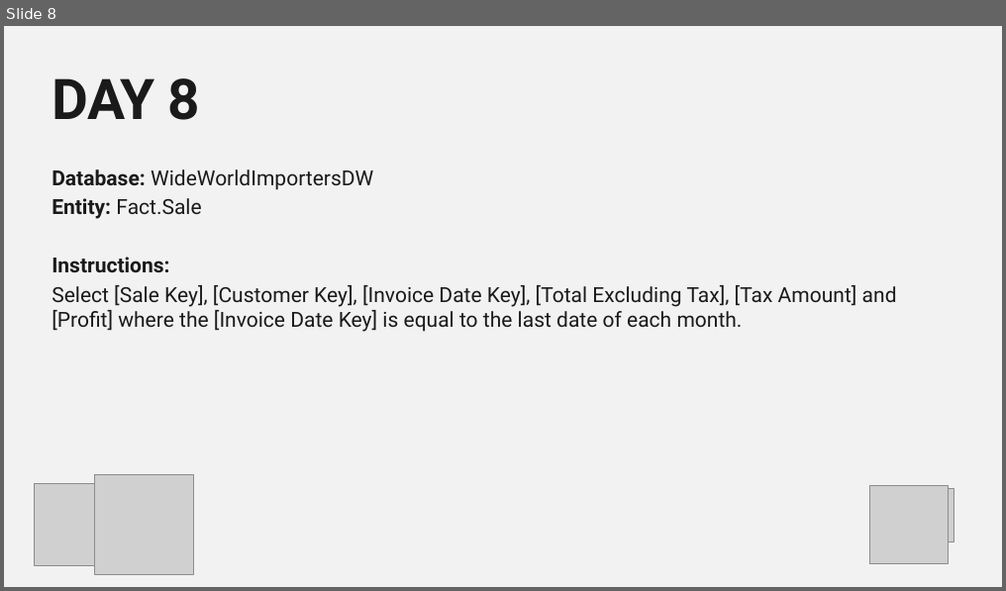
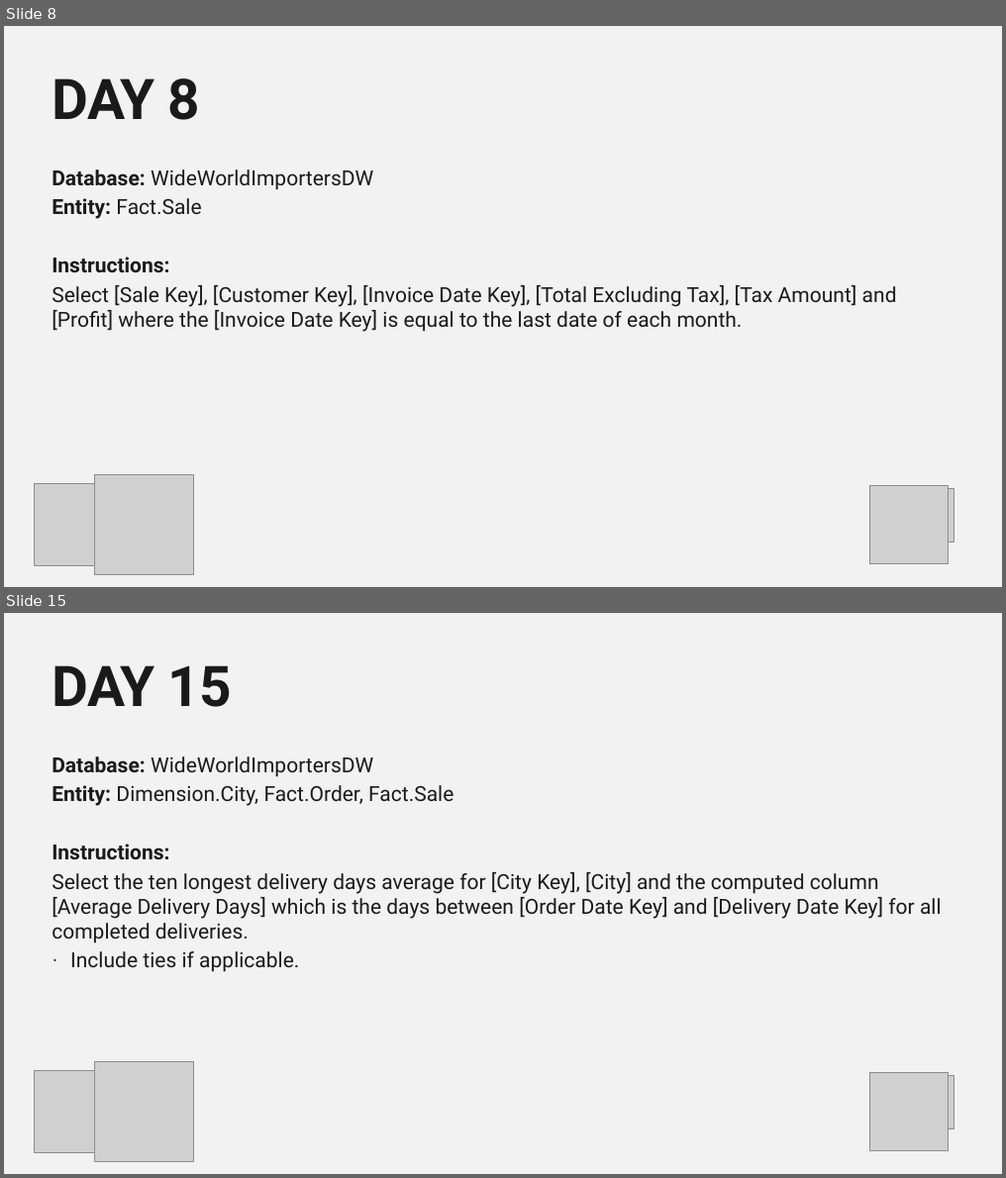
Before and after one commit to itsnotaboutthecell/powerquerym, a slide deck: #30DQUERY/Challengers Master.pptx. Shown one above the other, each under a label of ours: slide 8 before the commit, slides 8 and 15 after it; the slides between them are not shown. The pictures are 1006x591 and 1006x1178 pixels, drawn with LibreOffice and Linux fonts; fonts in the diff are those of the drawing; grey boxes stand for pictures; background and template pictures are left out. Boxes give left, top, right and bottom in pixels: in the first picture for what was removed or moved away, otherwise in the second. Text is boxed around its words. In the diff, an @@ line names an element or a change of style, - is before the commit and + after.

```diff
--- a/#30DQUERY/Challengers Master.pptx
+++ b/#30DQUERY/Challengers Master.pptx
@@ slide 15 added at (x1=4, y1=613, x2=1002, y2=1174), background #F2F2F2 @@
@@ title added at (x1=53, y1=665, x2=232, y2=707), 54 pt, text #1A1A1A, bold @@
+DAY 15
@@ text added at (x1=52, y1=757, x2=942, y2=972), 20 pt, text #1A1A1A @@
+Database: WideWorldImportersDW
+Entity: Dimension.City, Fact.Order, Fact.Sale
+Instructions:
+Select the ten longest delivery days average for [City Key], [City] and the computed column [Average Delivery Days] which is the days between [Order Date Key] and [Delivery Date Key] for all completed deliveries.
+· Include ties if applicable.
@@ picture added at (x1=34, y1=1071, x2=116, y2=1154) @@
@@ picture added at (x1=94, y1=1062, x2=193, y2=1161) @@
@@ picture added at (x1=870, y1=1072, x2=948, y2=1151) @@
@@ picture added at (x1=924, y1=1075, x2=954, y2=1130) @@
```
Also in this commit, not shown: 11 other slides added.
